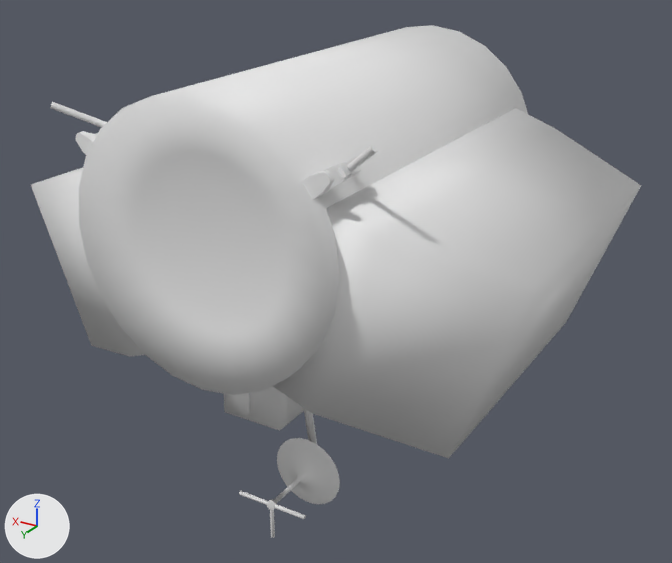
Before and after pictures for a commit that changed the Blender file ASTP/astp_progress2.0.blend.
The view is the same before and after, from a 50 mm lens placed at (-1.68, 3.03, 1.01), pointed at (0.0, 0.23, -0.4). Arrows for +X, +Y and +Z are at lower left; the lights stay in place.
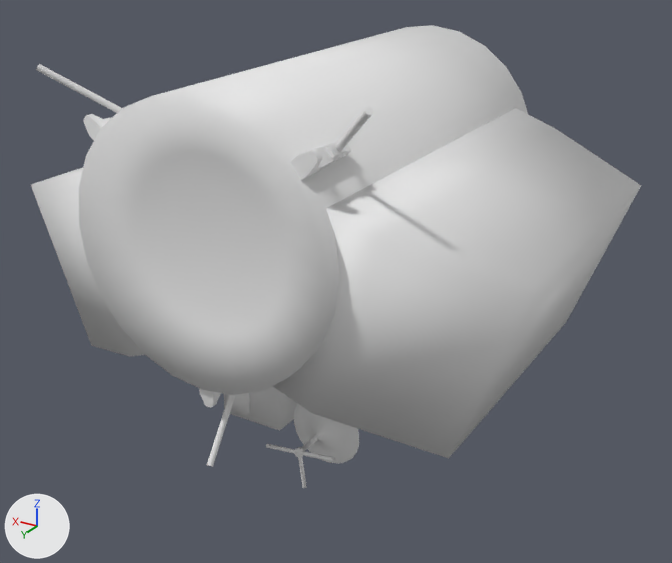
Commit message: doppler fix

Where the newer file only moved an object's origin or applied its transform, the numbers keep the older frame.

Pixel boxes (x1, y1, x2, y2) of what changed, in the pictures (672 x 563 px; the box of a moved part takes in the faces that stretch with it):
'Cylinder.002', reshaped, moved, turned
    before: (267, 438, 340, 510)
    after: (294, 404, 359, 464)
'QBlock.003', reshaped, moved, turned
    before: (302, 144, 380, 200)
    after: (36, 64, 122, 140)
'QBlock.005', added
    after: (290, 107, 374, 180)
'QBlock.002', reshaped, moved, turned
    before: (50, 102, 107, 155)
    after: (199, 388, 236, 467)
'Cylinder.001', mesh turned
    before: (275, 504, 306, 519)
    after: (302, 451, 335, 462)
'Cylinder.003', moved, turned
    before: (239, 491, 268, 505)
    after: (266, 444, 295, 453)
'Cylinder.004', mesh turned
    before: (270, 510, 275, 538)
    after: (298, 457, 307, 488)
part 1 of me_cube_005, deleted
    before: (304, 408, 317, 444)
part 2 of me_cylinder_002, added
    after: (294, 404, 359, 464)
part 3 of me_cylinder_002, deleted
    before: (267, 438, 340, 510)
part 7 of me_toolmesh_013, moved or reshaped
    before: (76, 131, 98, 155)
    after: (199, 388, 222, 408)
part 8 of me_toolmesh_013, added
    after: (207, 395, 236, 467)
part 9 of me_toolmesh_013, deleted
    before: (50, 102, 107, 127)
part 10 of me_toolmesh_010, moved or reshaped
    before: (302, 159, 362, 200)
    after: (83, 114, 112, 140)
part 11 of me_toolmesh_010, moved or reshaped (not visible afterwards)
    before: (337, 161, 362, 178)
part 12 of me_toolmesh_010, added
    after: (36, 64, 122, 113)
part 13 of me_toolmesh_010, deleted
    before: (347, 144, 380, 171)

What changed in the scene script:
```text
Change me_cube_005:
    used by ob_cube_004; location = (-0.089, 0.624, -0.497); rotation_euler = (0.0, 0.14, 0.0), in degrees (0, 8, 0); scale = (0.057, 0.057, 0.137)
    remove me_cube_005.from_pydata(...)  # 168 vertices, 146 faces; spans x -0.46..0.46, y -0.46..0.46, z -3.31..0.38
    add me_cube_005.from_pydata(...)  # 175 vertices, 169 faces; spans x -0.79..0.14, y 10.49..11.42, z -5.66..-3.3
    me_cube_005 part 1: 168 vertices removed from x -0.46..0.46, y -0.46..0.46, z -3.31..0.38
Change me_cylinder_002:
    used by ob_cylinder_002; location = (-0.152, 1.122, -0.936); rotation_euler = (1.571, 0.0, 0.0), in degrees (90, 0, 0); scale = (0.134, 0.134, 0.019)
    remove me_cylinder_002.from_pydata(...)  # 266 vertices, 288 faces; spans x -1.0..1.0, y -1.0..1.0, z 10.9..26.4
    add me_cylinder_002.from_pydata(...)  # 290 vertices, 312 faces; spans x -2.1..-0.1, y -8.0..-6.0, z -45.1..-32.8
    me_cylinder_002 part 2: 290 vertices added at x -2.1..-0.1, y -8.0..-6.0, z -45.1..-32.8
    me_cylinder_002 part 3: 266 vertices removed from x -1.0..1.0, y -1.0..1.0, z 10.9..26.4
Change me_cylinder_005:
    where me_cylinder_005.from_pydata(...)  # 73 vertices, 72 faces; spans x -0.019..0.019, y -0.351..-0.025, z 0.009..0.274
    used by ob_cylinder_001; location = (-0.152, 0.914, -0.936); rotation_euler = (1.571, 1.571, 0.0), in degrees (90, 90, 0); scale = (0.376, 0.376, 0.0533)
    me_cylinder_005 part 4: the whole mesh is turned -7.6 degrees about the z axis through its middle, then moved by (-0.562, -0.205, 1.105)
Change me_cylinder_001:
    where me_cylinder_001.from_pydata(...)  # 73 vertices, 72 faces; spans x -0.019..0.019, y -0.351..-0.025, z 0.009..0.274
    used by ob_cylinder_003; location = (-0.152, 0.914, -0.936); rotation_euler = (1.571, -1.571, 0.0), in degrees (90, -90, 0); scale = (0.376, 0.376, 0.0533)
    me_cylinder_001 part 5: the whole mesh is moved by (-2.488, 0.403, -16.033)
Change me_cylinder_004:
    where me_cylinder_004.from_pydata(...)  # 73 vertices, 72 faces; spans x -0.019..0.019, y -0.351..-0.025, z 0.009..0.274
    used by ob_cylinder_004; location = (-0.152, 0.914, -0.936); rotation_euler = (1.571, 0.0, 0.0), in degrees (90, 0, 0); scale = (0.376, 0.376, 0.0533)
    me_cylinder_004 part 6: the whole mesh is turned -7.6 degrees about the z axis through its middle, then moved by (-0.231, 0.539, 1.105)
Change me_toolmesh_010:
    used by ob_qblock_003; location = (0.0, 0.854, 0.0); rotation_euler = (0.662, 0.917, -3.072), in degrees (38, 53, -176)
    remove me_toolmesh_010.from_pydata(...)  # 94 vertices, 70 faces; spans x 0.004..0.062, y 0.112..0.331, z 0.341..0.645
    add me_toolmesh_010.from_pydata(...)  # 94 vertices, 55 faces; spans x -0.071..-0.013, y -0.587..-0.368, z 0.828..1.212
    me_toolmesh_010 part 10: the loose piece of 28 vertices spanning x 0.004..0.062, y 0.112..0.331, z 0.341..0.541 is moved by (-0.075, -0.699, 0.487)
    me_toolmesh_010 part 11: the loose piece of 18 vertices spanning x 0.022..0.057, y 0.238..0.321, z 0.378..0.446 is moved by (-0.075, -0.699, 0.487)
    me_toolmesh_010 part 12: a new loose piece of 32 vertices spanning x -0.053..-0.025, y -0.43..-0.408, z 0.891..1.212
    me_toolmesh_010 part 13: the loose piece of 48 vertices spanning x 0.028..0.05, y 0.269..0.291, z 0.404..0.645 is deleted
Change me_toolmesh_013:
    used by ob_qblock_002; location = (0.0, 0.854, 0.0); rotation_euler = (0.527, -1.087, -3.051), in degrees (30, -62, -175)
    remove me_toolmesh_013.from_pydata(...)  # 94 vertices, 70 faces; spans x 0.004..0.062, y 0.112..0.331, z 0.341..0.645
    add me_toolmesh_013.from_pydata(...)  # 94 vertices, 55 faces; spans x -0.071..-0.013, y -0.587..-0.368, z 0.828..1.212
    me_toolmesh_013 part 7: the loose piece of 28 vertices spanning x 0.004..0.062, y 0.112..0.331, z 0.341..0.541 is moved by (-0.075, -0.699, 0.487)
    me_toolmesh_013 part 8: a new loose piece of 32 vertices spanning x -0.053..-0.025, y -0.43..-0.408, z 0.891..1.212
    me_toolmesh_013 part 9: the loose piece of 48 vertices spanning x 0.028..0.05, y 0.269..0.291, z 0.404..0.645 is deleted
Change ob_cylinder_002:
    add ob_cylinder_002.parent = ob_cylinder_003
    add ob_cylinder_002.matrix_parent_inverse = Matrix(((0.351, 0.0, 2.634, 0.0), (-2.634, 0.0, 0.351, 0.0), (0.0, -18.75, 0.0, 0.0), (0.0, 0.0, 0.0, 1.0)))
    ob_cylinder_002.location: (-0.152, 1.122, -0.936) -> (0.0, 0.0, 0.0)
    ob_cylinder_002.rotation_euler: (1.571, 0.0, 0.0) -> (1.571, 0.133, 0.0)  # degrees (90, 0, 0) -> degrees (90, 7.6, 0)
Change ob_cylinder_003:
    ob_cylinder_003.location: (-0.152, 0.914, -0.936) -> (0.045, 0.0, 0.174)
    ob_cylinder_003.rotation_euler: (1.571, -1.571, 0.0) -> (1.571, -1.438, 0.0)  # degrees (90, -90, 0) -> degrees (90, -82, 0)
Change ob_qblock_003:
    ob_qblock_003.location: (0.0, 0.854, 0.0) -> (0.0, 0.0, 0.0)
    ob_qblock_003.rotation_euler: (0.662, 0.917, -3.072) -> (0.557, 5.41, -3.076)  # degrees (38, 53, -176) -> degrees (32, 310, -176)
Change ob_qblock_002:
    ob_qblock_002.location: (0.0, 0.854, 0.0) -> (0.0, 0.0, 0.0)
    ob_qblock_002.rotation_euler: (0.527, -1.087, -3.051) -> (0.607, 3.14, -3.184)  # degrees (30, -62, -175) -> degrees (35, 180, -182)
Add ob_qblock_005:
    ob_qblock_005 = bpy.data.objects.new('QBlock.005', me_toolmesh_006)  # 94 vertices, 55 faces; spans x -0.071..-0.013, y -0.587..-0.368, z 0.828..1.212
    ob_qblock_005.location = (0.0, 0.0, 0.0)
    ob_qblock_005.rotation_euler = (0.657, 0.87, -3.076)  # degrees (38, 50, -176)
```
